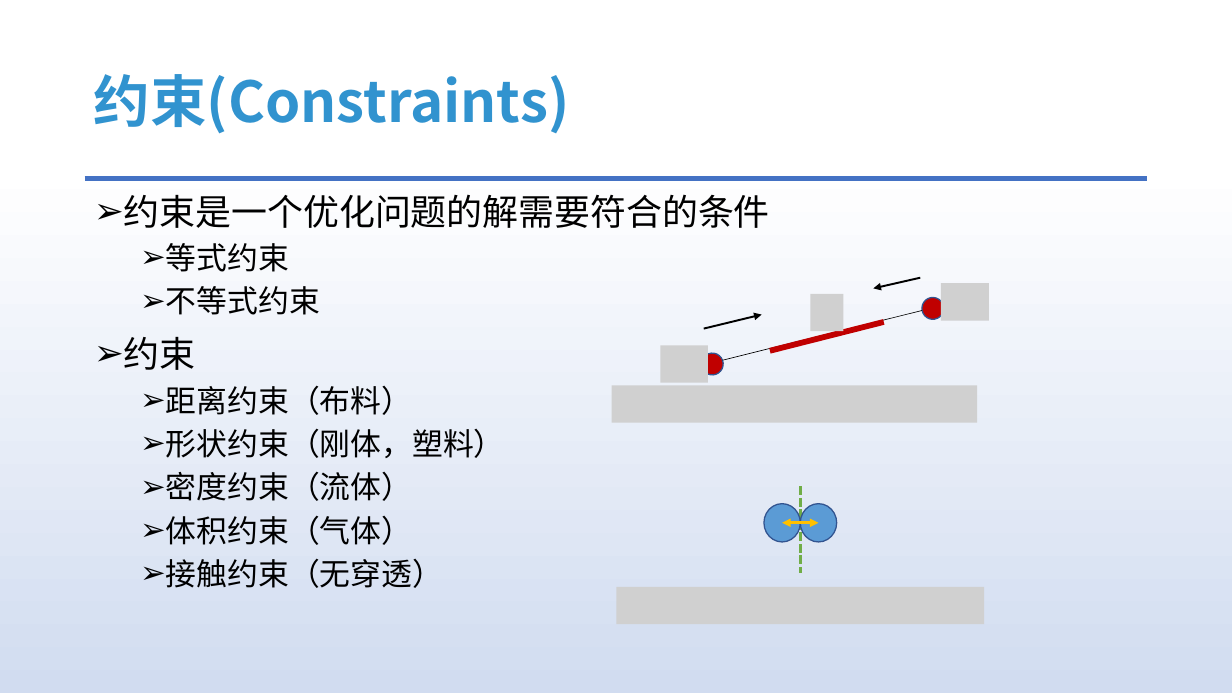
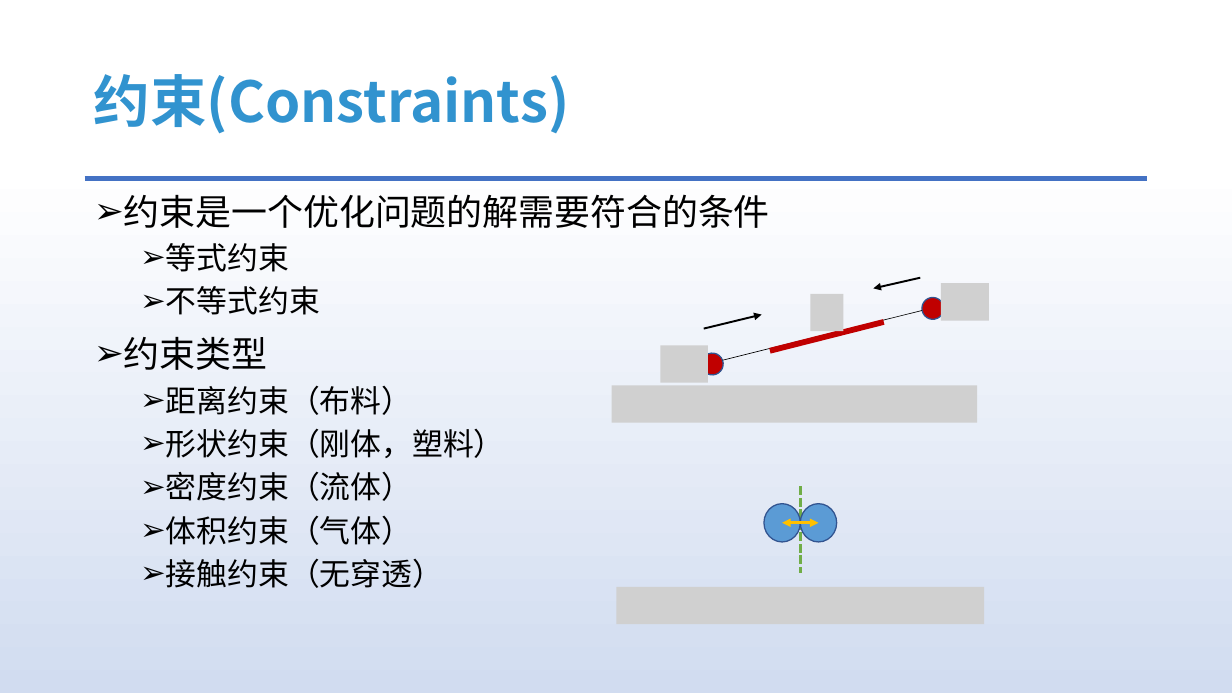
Before and after one commit to answerear/UnityFluid, a slide deck: slide 7 of doc/流体模拟入门分享-Part II.pptx. Drawn at 1232x693 pixels with LibreOffice and Linux fonts; fonts in the diff are those of the drawing; grey boxes stand for pictures. Boxes give left, top, right and bottom in pixels: in the first picture for what was removed or moved away, otherwise in the second. Text is boxed around its words. In the diff, an @@ line names an element or a change of style, - is before the commit and + after.

```diff
--- a/doc/流体模拟入门分享-Part II.pptx
+++ b/doc/流体模拟入门分享-Part II.pptx
@@ text at <box>124,337,268,370</box>: text changed @@
-➢ 约束
+➢ 约束类型
```
Also in this commit, not shown: 7 other slides changed.
